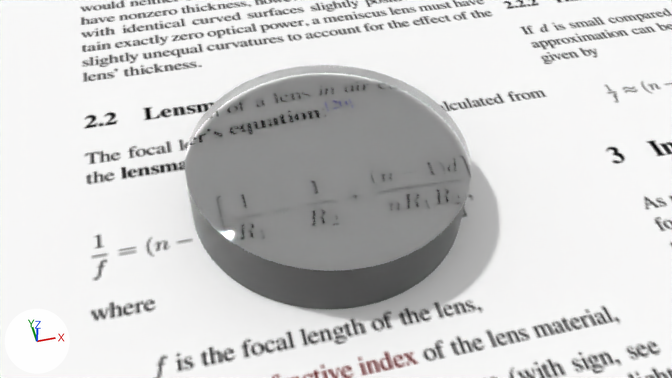
Two versions of the Blender file DomeMag.blend, one commit apart.
The view is the same before and after, from the file's camera 'Camera'. The lights are fixed; the arrows at lower left show +X, +Y and +Z.

Objects in the first picture: 'Lens', 'Plane'.
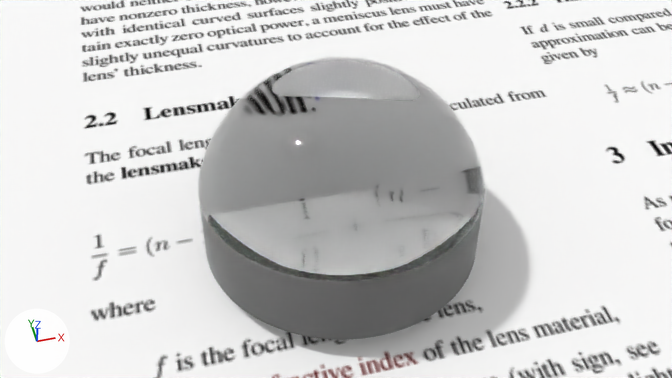
What differs and where, as boxes [x1, y1, x2, y2] in the pictures (672 x 378 px):
'Lens.highmag', added: after [198, 57, 485, 340]
    faces in mat_material_glass: [198, 57, 485, 281]
    faces in mat_material: [199, 201, 483, 340]
'Lens', hidden: before [185, 65, 471, 309]

Patch to the scene script:
```diff
--- a/DomeMag.blend.py
+++ b/DomeMag.blend.py
@@ mat_material_glass @@
 n0 = _N.new('ShaderNodeBsdfGlass'); n0.name = 'Glass BSDF'
 n0.inputs[0].default_value = (0.8, 0.8, 0.8, 1.0)  # 'Color', white #e7e7e7
-n1 = _N.new('ShaderNodeOutputMaterial'); n1.name = 'Material Output'
+n0.inputs[2].default_value = 1.3  # 'IOR'
 n2 = _N.new('ShaderNodeBsdfRefraction'); n2.name = 'Refraction BSDF'
 n2.inputs[0].default_value = (0.8, 0.8, 0.8, 1.0)  # 'Color', white #e7e7e7
-n2.inputs[2].default_value = 1.5  # 'IOR'
+n2.inputs[2].default_value = 1.3  # 'IOR'
 n3 = _N.new('ShaderNodeAddShader'); n3.name = 'Add Shader'
+n1 = _N.new('ShaderNodeOutputMaterial'); n1.name = 'Material Output'
 _L.new(n3.outputs[0], n1.inputs[0])  # 'Shader' to 'Surface'
@@ mat_material @@
 n4 = _N.new('ShaderNodeBsdfGlass'); n4.name = 'Glass BSDF'
 n4.distribution = 'BECKMANN'
+n4.inputs[2].default_value = 1.3  # 'IOR'
 n5 = _N.new('ShaderNodeMixShader'); n5.name = 'Mix Shader.001'
@@ me_sphere_001 @@
+me_sphere_001.from_pydata(...)  # 3585 vertices, 3585 faces; spans x -0.98..0.98, y -0.98..0.98, z -0.29..1.0
+me_sphere_001.polygons.foreach_set('use_smooth', [True] * 3585)
+# faces by material slot: [3457, 128]
+me_sphere_001.materials.append(mat_material_glass)
+me_sphere_001.materials.append(mat_material)
@@ ob_lens @@
 ob_lens.location = (-0.851, -1.136, -0.751)
+ob_lens.hide_set(True)  # its collection is switched off
@@ ob_lens_highmag @@
+ob_lens_highmag = bpy.data.objects.new('Lens.highmag', me_sphere_001)
+ob_lens_highmag.location = (-0.848, -1.266, 0.125)
+ob_lens_highmag.rotation_euler = (-0.127, 0.0, 0.0)  # degrees (-7.3, 0, 0)
+ob_lens_highmag.scale = (0.373, 0.373, 0.373)
```
